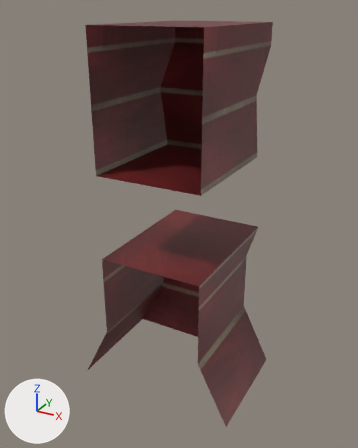
Two versions of the FBX model ART/Foreground/B_1B.fbx, one commit apart.
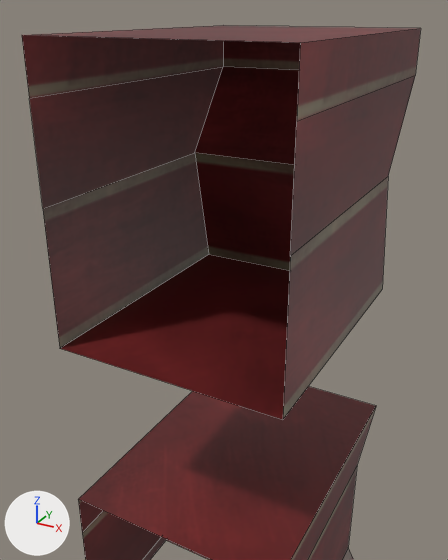
Old and new are each drawn whole from a 50 mm lens placed at (0.726, -1.305, 0.748), pointed at (-0.016, 0.043, 0.075) and again close up from a 50 mm lens placed at (0.407, -0.75, 0.733), pointed at (-0.073, 0.123, 0.296). Lighting does not change. The marker at lower left points along +X, +Y and +Z. The close-ups show mesh edges as thin lines. Where no turn or scale is listed for an object, it has been applied to the vertices.

The first close-up shows 'B_1B'.
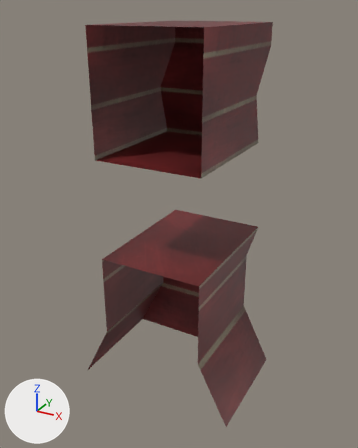
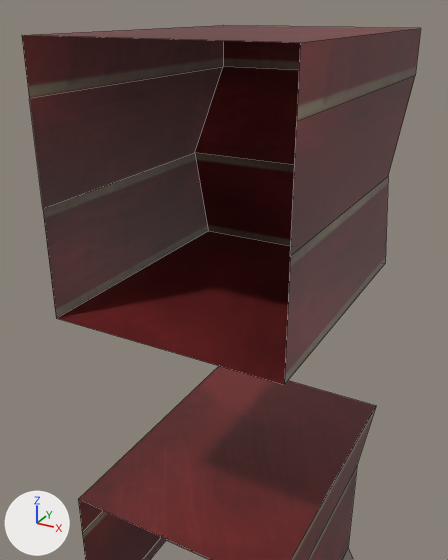
Patch to the scene script:
```diff
--- a/ART/Foreground/B_1B.fbx.py
+++ b/ART/Foreground/B_1B.fbx.py
@@ me_mesh @@
 me_mesh.from_pydata(...)  # 32 vertices, 21 faces; spans x -0.284..0.279, y -0.178..0.31, z -0.493..0.703
 # used by ob_b_1b; location = (0.0, 0.0, 0.0)
 # before: 12 (-0.178, -0.178, 0.282) at pixel (59, 348), 13 (-0.178, 0.25, 0.282) at pixel (208, 254), 14 (0.173, 0.25, 0.282) at pixel (382, 289), 15 (0.173, -0.178, 0.282) at pixel (282, 419)
+# me_mesh part 1
+for i in [*range(12, 16)]: me_mesh.vertices[i].co += Vector((0.0, 0.0, 0.049))
 me_mesh.materials.append(mat_b_texture)
```

Pixel boxes [x1, y1, x2, y2] of what changed, in the close-ups (448 x 560 px; the box of a moved part takes in the faces that stretch with it):
part 1 of me_mesh, moved or reshaped
    before: [43, 153, 388, 419]
    after: [43, 153, 388, 385]
